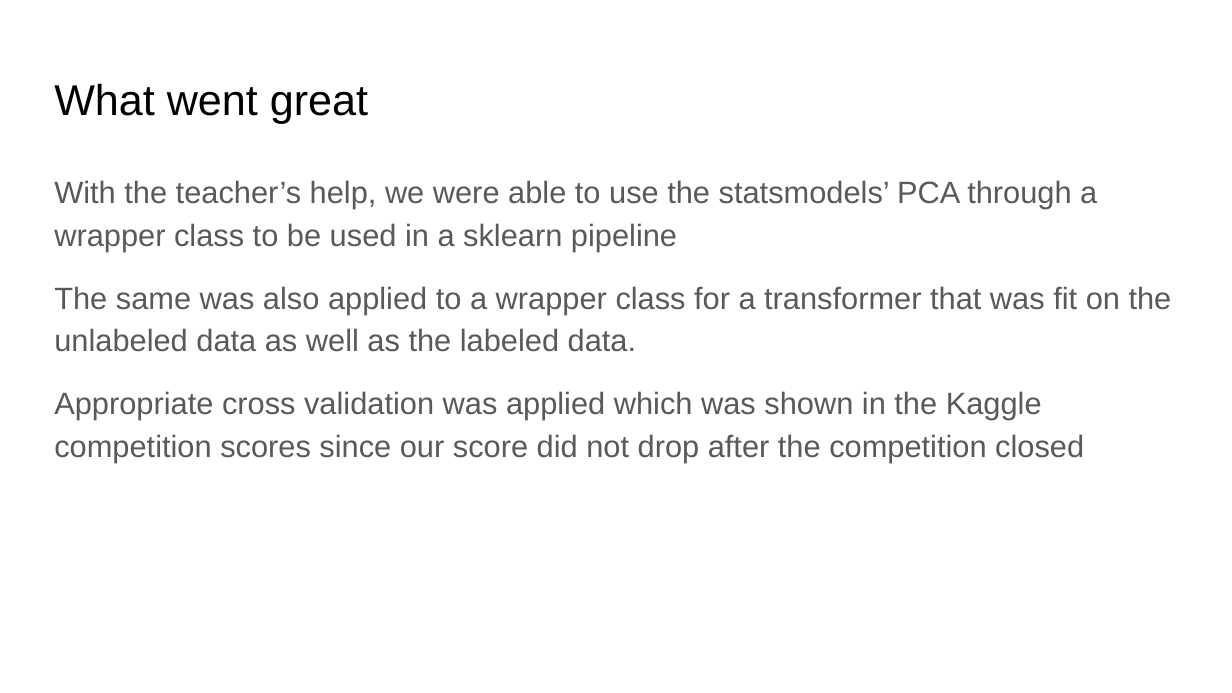
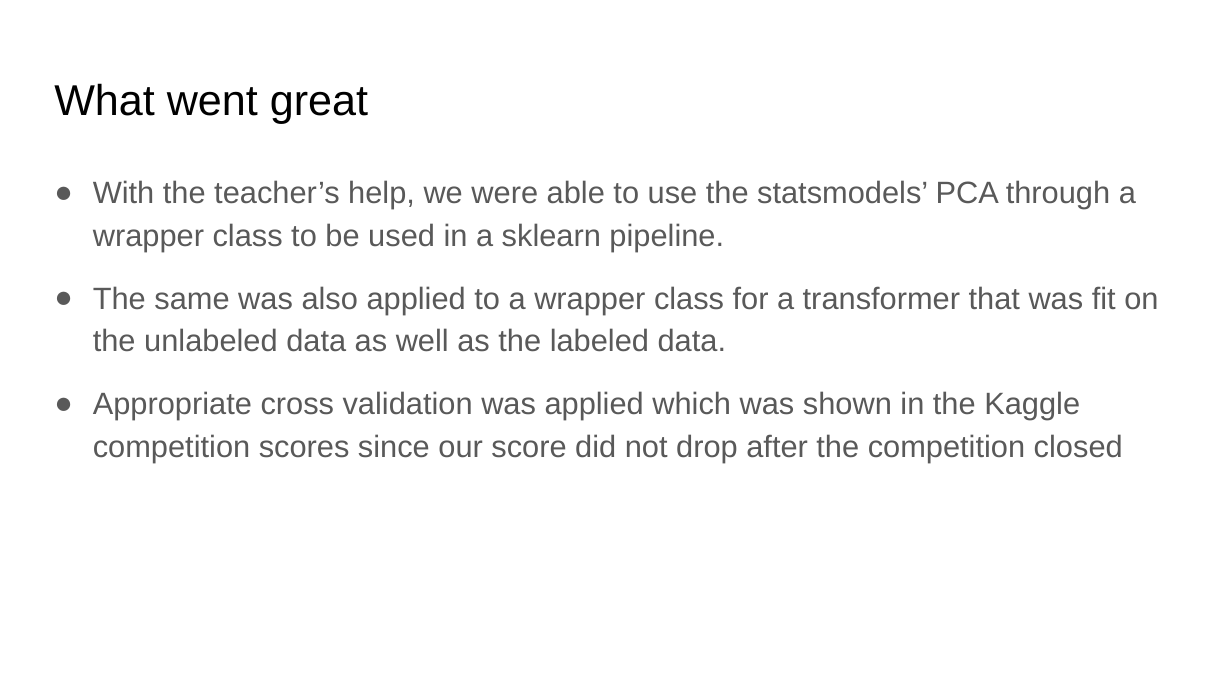
Before and after one commit to nmn0gueira/myeloma-survival-analysis, a slide deck: slide 14 of _ML@NOVA#2_57672_60599_67548.pptx. Drawn at 1232x693 pixels with LibreOffice and Linux fonts; fonts in the diff are those of the drawing. Boxes give left, top, right and bottom in pixels: in the first picture for what was removed or moved away, otherwise in the second. Text is boxed around its words. In the diff, an @@ line names an element or a change of style, - is before the commit and + after.

```diff
--- a/_ML@NOVA#2_57672_60599_67548.pptx
+++ b/_ML@NOVA#2_57672_60599_67548.pptx
@@ text at (x1=93, y1=180, x2=1136, y2=252): text changed @@
-With the teacher’s help, we were able to use the statsmodels’ PCA through a wrapper class to be used in a sklearn pipeline
+● With the teacher’s help, we were able to use the statsmodels’ PCA through a wrapper class to be used in a sklearn pipeline.
@@ text at (x1=93, y1=286, x2=1158, y2=463): bullet none to ● @@
```
Also in this commit, not shown: 1 other slide changed, 1 other file.
